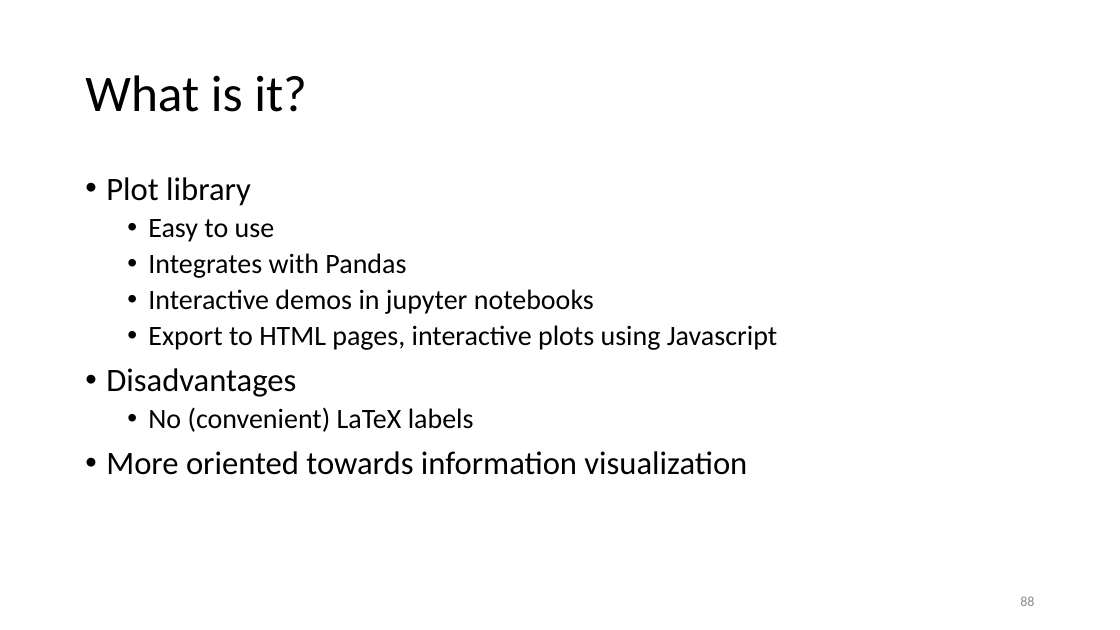
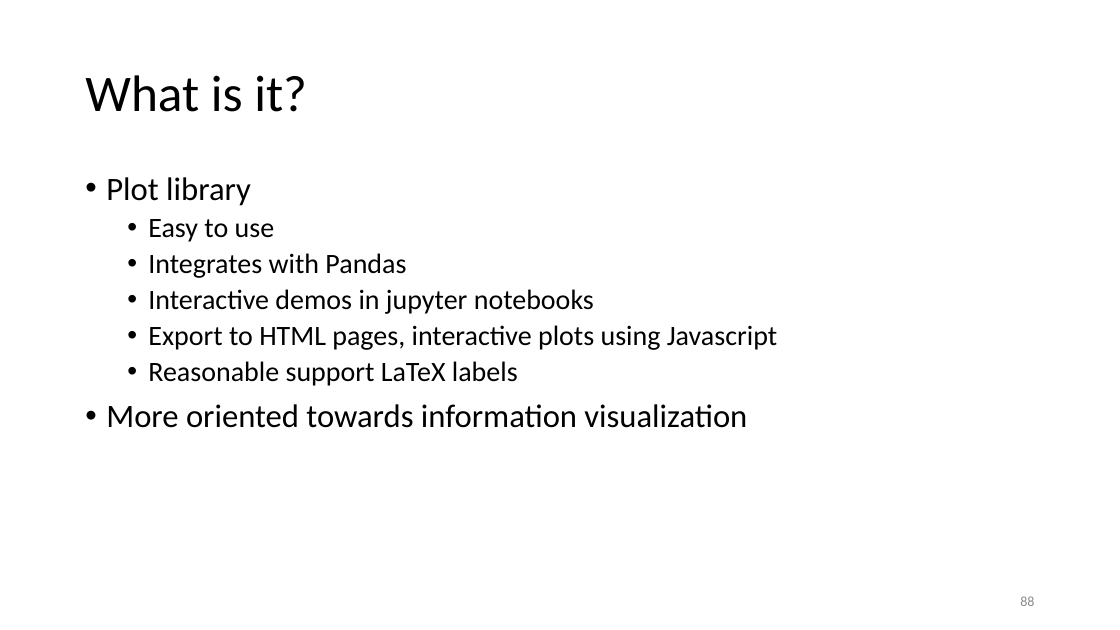
Before and after one commit to gjbex/Scientific-Python, a slide deck: slide 88 of scientific_python.pptx. Drawn at 1120x630 pixels with LibreOffice and Linux fonts; fonts in the diff are those of the drawing. Boxes give left, top, right and bottom in pixels: in the first picture for what was removed or moved away, otherwise in the second. Text is boxed around its words. In the diff, an @@ line names an element or a change of style, - is before the commit and + after.

Commit message:
Change remark on LaTeX labels

```diff
--- a/scientific_python.pptx
+++ b/scientific_python.pptx
@@ text at box(148, 361, 518, 386): text changed @@
-• Disadvantages
-  • No (convenient) LaTeX labels
+  • Reasonable support LaTeX labels
```
